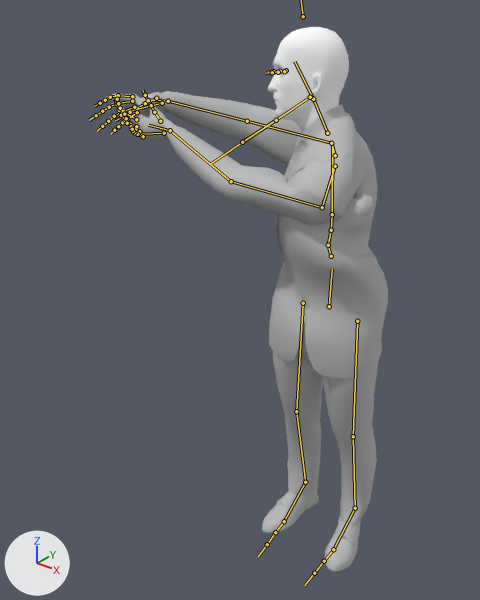
What one commit did to the FBX model Assets/StudioNewPunch/SuitPack/SuitedMan/Models/SuitedManFinal.1.fbx.
Camera for both pictures: a camera (50 mm lens) standing at (0.945, -1.608, 1.876) and looking at (-0.295, -0.058, 0.916). The lights are fixed; the arrows at lower left show +X, +Y and +Z. Both versions are drawn at frame 1 of the action 'DeformationSystem|DeformationSystemAction.001'; the numbers are the values there. The bones that bend it are drawn over the model as lines.

In view in the first picture: 'HeadF', 'SuitGEO01'.
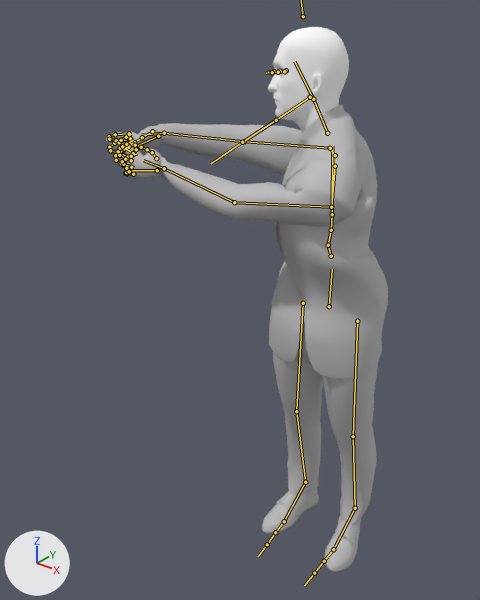
The change in detail:
Bone 'Scapula_R' (bone_scapula_r) turns from (-3, 36, -12) to (5, 27, -10) degrees about its own x, y and z.
Bone 'MiddleFinger2_R' (bone_middlefinger2_r) turns from (0, 0, 0) to (16, -4, -8) degrees about its own x, y and z.
Bone 'MiddleFinger3_R' (bone_middlefinger3_r) turns from (0, 0, 0) to (32, -8, -15) degrees about its own x, y and z.
Bone 'IndexFinger2_R' (bone_indexfinger2_r) turns from (0, 0, 0) to (16, 0, -11) degrees about its own x, y and z.
Bone 'IndexFinger3_R' (bone_indexfinger3_r) turns from (0, 0, 1) to (25, -5, -17) degrees about its own x, y and z.
Bone 'RingFinger2_R' (bone_ringfinger2_r) turns from (0, 0, 0) to (17, -6, -8) degrees about its own x, y and z.
Bone 'RingFinger3_R' (bone_ringfinger3_r) turns from (0, 0, 0) to (28, -12, -11) degrees about its own x, y and z.
Bone 'PinkyFinger2_R' (bone_pinkyfinger2_r) turns from (0, 0, 0) to (15, -9, -9) degrees about its own x, y and z.
Bone 'PinkyFinger3_R' (bone_pinkyfinger3_r) turns from (0, 0, 0) to (27, -15, -13) degrees about its own x, y and z.
Bone 'Scapula_L' (bone_scapula_l) turns from (85, -29, -48) to (70, -28, -45) degrees about its own x, y and z.
Bone 'Wrist_L' (bone_wrist_l) turns from (-52, 54, -63) to (92, 100, 78) degrees about its own x, y and z.
Bone 'MiddleFinger2_L' (bone_middlefinger2_l) turns from (0, 0, 0) to (10, -4, 2) degrees about its own x, y and z.
Bone 'ThumbFinger2_L' (bone_thumbfinger2_l) turns from (0, 0, 0) to (-3, 4, -12) degrees about its own x, y and z.
Bone 'IndexFinger3_L' (bone_indexfinger3_l) turns from (0, 0, -1) to (20, -10, 3) degrees about its own x, y and z.
Bone 'RingFinger2_L' (bone_ringfinger2_l) turns from (0, 0, 0) to (15, -4, 2) degrees about its own x, y and z.
Bone 'PinkyFinger3_L' (bone_pinkyfinger3_l) turns from (0, 0, 0) to (15, 0, 3) degrees about its own x, y and z.

Boxes (x1, y1, x2, y2) around the edits, measured in the pictures (480 x 600 px):
'SuitGEO01', posed: before (102, 91, 388, 573); after (106, 104, 388, 573)
bone 'Scapula_R', root to tip: before (335, 155) to (331, 143); after (335, 155) to (330, 148)
bone 'MiddleFinger2_R', root to tip: before (116, 103) to (109, 107); after (114, 143) to (109, 147)
bone 'MiddleFinger3_R', root to tip: before (109, 107) to (102, 111); after (109, 147) to (110, 150)
bone 'IndexFinger2_R', root to tip: before (118, 95) to (110, 97); after (115, 134) to (109, 136)
bone 'IndexFinger3_R', root to tip: before (110, 97) to (105, 100); after (109, 136) to (109, 139)
bone 'RingFinger2_R', root to tip: before (121, 112) to (114, 116); after (120, 151) to (115, 155)
bone 'RingFinger3_R', root to tip: before (114, 116) to (108, 121); after (115, 155) to (116, 160)
bone 'PinkyFinger2_R', root to tip: before (127, 119) to (122, 122); after (127, 157) to (123, 161)
bone 'PinkyFinger3_R', root to tip: before (122, 122) to (118, 126); after (123, 161) to (123, 165)
bone 'Scapula_L', root to tip: before (335, 166) to (322, 207); after (335, 166) to (331, 207)
bone 'Wrist_L', root to tip: before (170, 130) to (148, 125); after (164, 168) to (143, 160)
bone 'MiddleFinger2_L', root to tip: before (125, 120) to (121, 115); after (119, 155) to (118, 151)
bone 'ThumbFinger2_L', root to tip: before (154, 112) to (151, 105); after (152, 152) to (147, 149)
bone 'IndexFinger3_L', root to tip: before (120, 108) to (118, 103); after (119, 142) to (121, 140)
bone 'RingFinger2_L', root to tip: before (131, 126) to (127, 123); after (123, 164) to (122, 161)
bone 'PinkyFinger3_L', root to tip: before (134, 132) to (133, 131); after (125, 173) to (126, 172)
